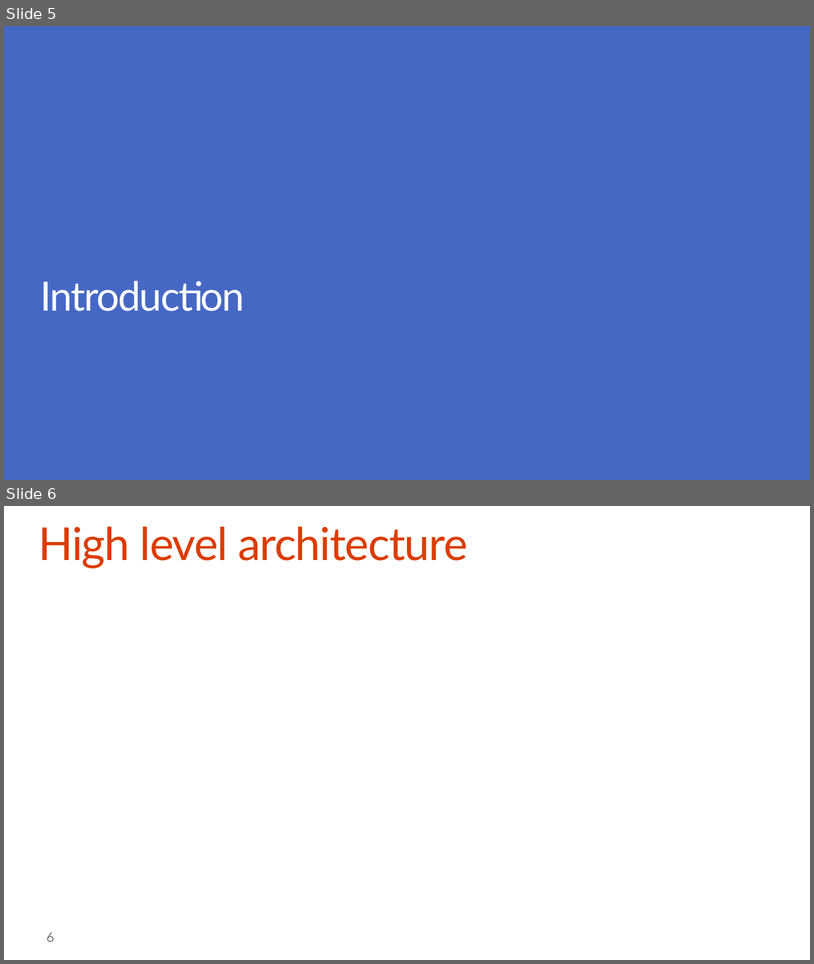
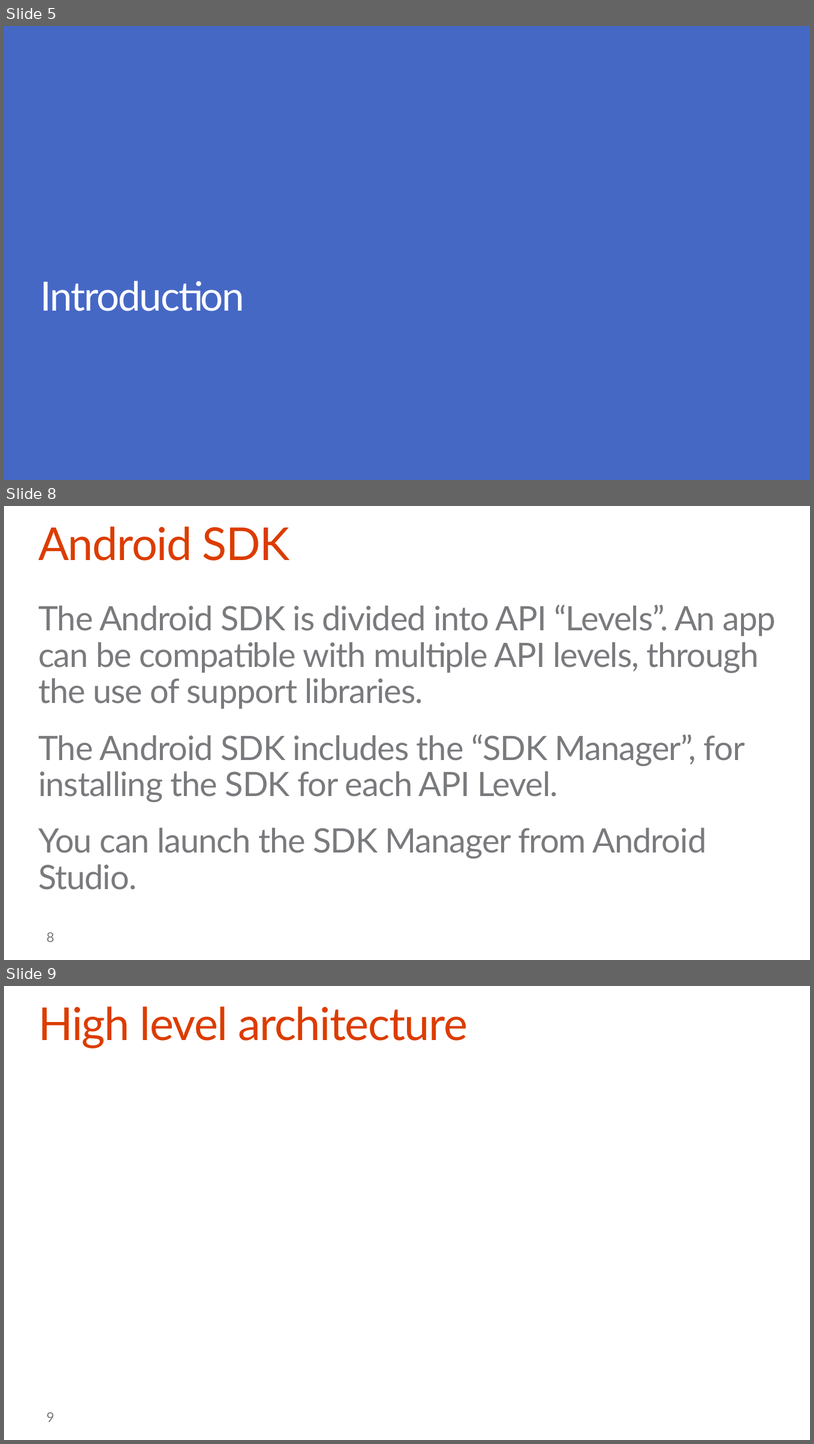
Before and after one commit to stinethebean/DevCampTraining, a slide deck: 06.Hook into SharePoint APIs with Android/06.Hook into SharePoint APIs with Android.pptx. Shown one above the other, each under a label of ours: slides 5 and 6 before the commit, slides 5, 8 and 9 after it; the slides between them are not shown. The pictures are 814x964 and 814x1444 pixels, drawn with LibreOffice and Linux fonts; fonts in the diff are those of the drawing; background and template pictures are left out. Boxes give left, top, right and bottom in pixels: in the first picture for what was removed or moved away, otherwise in the second. Text is boxed around its words. In the diff, an @@ line names an element or a change of style, - is before the commit and + after.

```diff
--- a/06.Hook into SharePoint APIs with Android/06.Hook into SharePoint APIs with Android.pptx
+++ b/06.Hook into SharePoint APIs with Android/06.Hook into SharePoint APIs with Android.pptx
@@ slide 8 added at [4, 506, 810, 960], background #FFFFFF @@
@@ title added at [38, 526, 290, 561], 54 pt, text #DC3C00 @@
+Android SDK
@@ text added at [38, 604, 777, 889], 40 pt, text #797A7D @@
+The Android SDK is divided into API “Levels”. An app can be compatible with multiple API levels, through the use of support libraries.
+The Android SDK includes the “SDK Manager”, for installing the SDK for each API Level.
+You can launch the SDK Manager from Android Studio.
@@ page number added at [47, 932, 54, 942], 16 pt, text #797A7D @@
+8
@@ what was slide 6 is now slide 9 @@
@@ page number at [47, 1412, 54, 1422]: text changed @@
-6
+9
```
Also in this commit, not shown: 11 slides changed, 1 other slide added, 1 slide removed.
